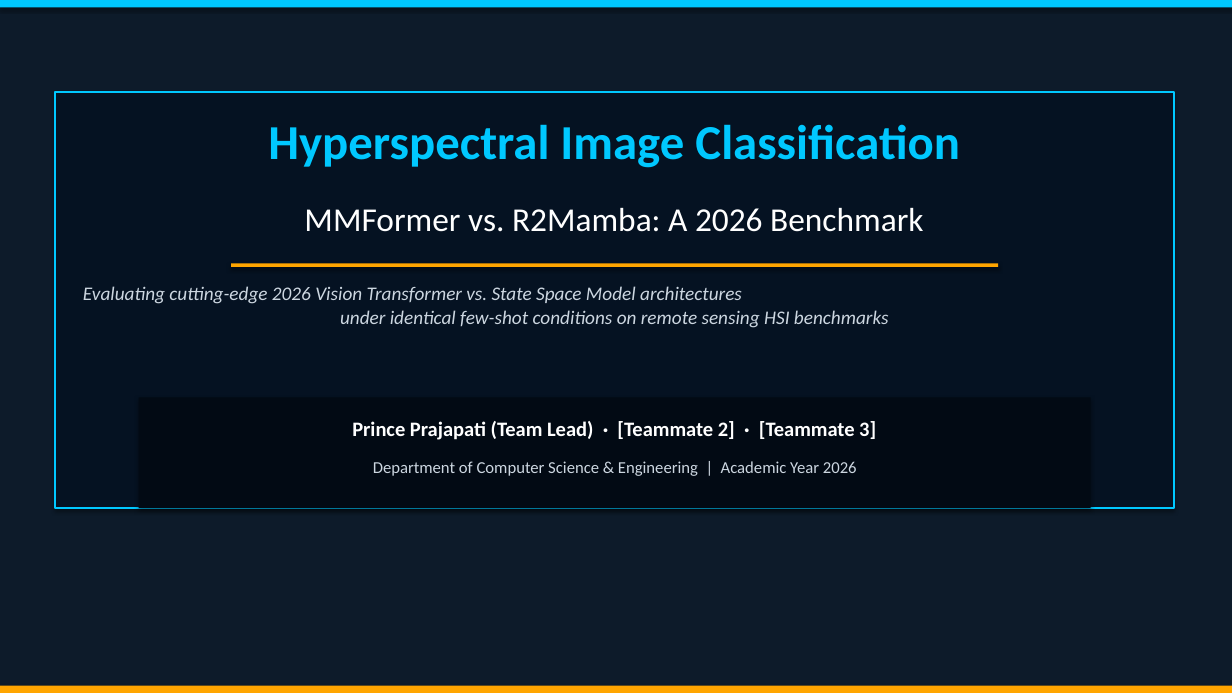
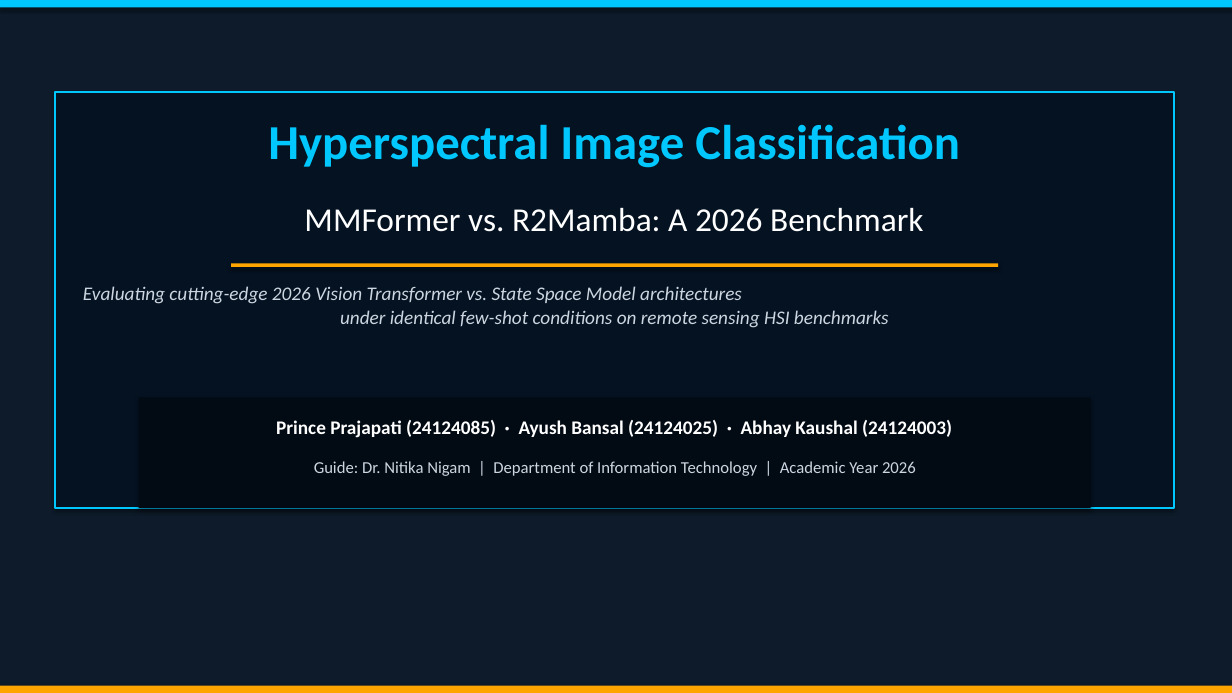
Before and after one commit to lPrincel/HSI-Classification-Minor-Project, a slide deck: slide 1 of presentation/Minor_Project_Presentation.pptx. Drawn at 1232x693 pixels with LibreOffice and Linux fonts; fonts in the diff are those of the drawing. Boxes give left, top, right and bottom in pixels: in the first picture for what was removed or moved away, otherwise in the second. Text is boxed around its words. In the diff, an @@ line names an element or a change of style, - is before the commit and + after.

Commit message:
Update team credentials, roll numbers, guide (Dr. Nitika Nigam), and department (Information Technology)

```diff
--- a/presentation/Minor_Project_Presentation.pptx
+++ b/presentation/Minor_Project_Presentation.pptx
@@ text at (276,420,952,438): text changed; size 16 to 15 pt @@
-Prince Prajapati (Team Lead) · [Teammate 2] · [Teammate 3]
+Prince Prajapati (24124085) · Ayush Bansal (24124025) · Abhay Kaushal (24124003)
@@ text at (314,461,916,476): text changed @@
-Department of Computer Science & Engineering | Academic Year 2026
+Guide: Dr. Nitika Nigam | Department of Information Technology | Academic Year 2026
```
Also in this commit, not shown: 1 other slide changed, 5 other files.
